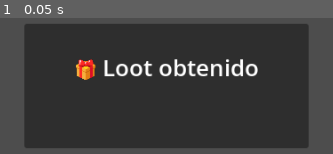
Above: before the commit, frame 1.
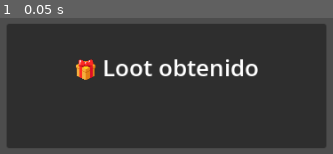
Above: after the commit, the same moment.

Repository: MirandaFrancoCBA/apocalypsheep
Game: Godot game, scene res://scenes/ui/loot_popup.tscn
The game is run twice, just before and just after one commit, with the same random seed, the same clock (stepped at 60 frames per second) and the same inputs. This scene is started directly instead of the project's main scene. Sound files missing from this copy of the repository are replaced by a short silence.
Inputs:
- Up to frame 1 (0.05 s): no input

The runs differ from the first frame. In frame 1, 9.3% of the frame differs, in the area x 2-98%, y 4-96%.

Commit message:
Fix: make loot popup responsive on narrow screens (#203)
* Fix: remove fixed loot popup minimum sizes

* Fix: size loot popup from viewport width

Diff:
--- a/scenes/ui/loot_popup.tscn
+++ b/scenes/ui/loot_popup.tscn
@@ -3,7 +3,6 @@
 [ext_resource type="Script" uid="uid://qd2cwb0t70wb" path="res://scripts/ui/loot_popup.gd" id="1_x5r40"]
 
 [node name="LootPopup" type="Control" unique_id=1048732134]
-custom_minimum_size = Vector2(400, 200)
 layout_mode = 3
 anchors_preset = 8
 anchor_left = 0.5
@@ -16,7 +15,6 @@
 script = ExtResource("1_x5r40")
 
 [node name="Panel" type="Panel" parent="." unique_id=606578056]
-custom_minimum_size = Vector2(320, 140)
 layout_mode = 1
 anchors_preset = 8
 anchor_left = 0.5
--- a/scripts/ui/loot_popup.gd
+++ b/scripts/ui/loot_popup.gd
@@ -3,7 +3,17 @@
 
 @onready var label_title: Label = $Panel/VBoxContainer/LabelTitle
 @onready var label_name: Label = $Panel/VBoxContainer/LabelItem
+@onready var panel: Panel = $Panel
 
+
+func _ready() -> void:
+	_apply_responsive_layout()
+
+func _apply_responsive_layout() -> void:
+	await get_tree().process_frame
+	var vp: Vector2 = get_viewport_rect().size
+	var width: float = minf(vp.x * 0.84, 360.0)
+	panel.custom_minimum_size = Vector2(width, 140.0)
 
 func show_loot(item: Dictionary) -> void:
 	if label_name == null:
